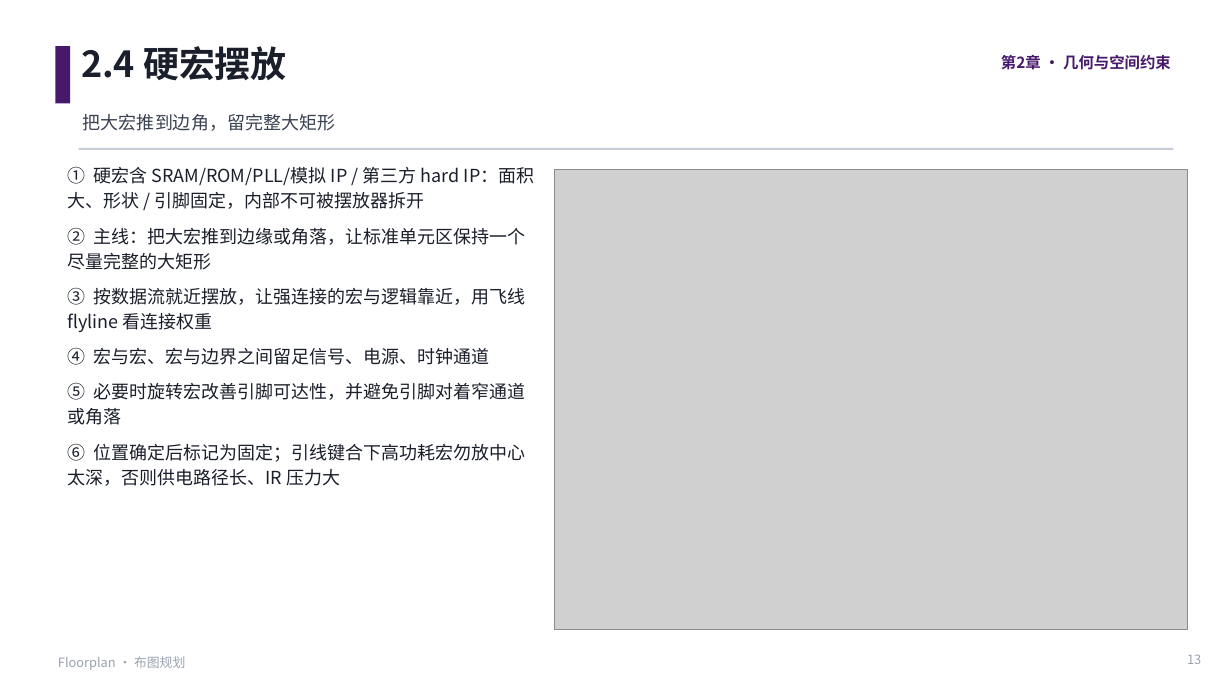
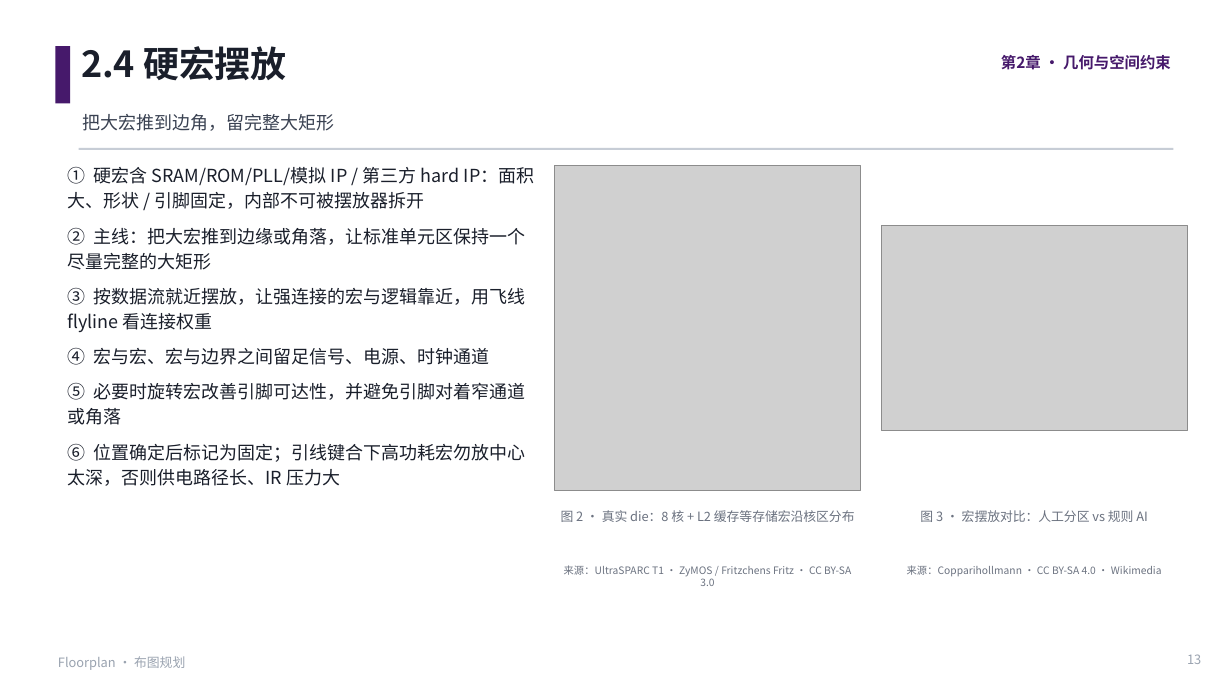
Before and after one commit to JinChengZ18/IC_Learning_Material, a slide deck: slide 13 of IC_Backend_Notes/slides/05_Floorplan.pptx. Drawn at 1232x693 pixels with LibreOffice and Linux fonts; fonts in the diff are those of the drawing; grey boxes stand for pictures. Boxes give left, top, right and bottom in pixels: in the first picture for what was removed or moved away, otherwise in the second. Text is boxed around its words. In the diff, an @@ line names an element or a change of style, - is before the commit and + after.

```diff
--- a/IC_Backend_Notes/slides/05_Floorplan.pptx
+++ b/IC_Backend_Notes/slides/05_Floorplan.pptx
@@ picture: place and size @@
-picture at <box>555,169,1188,629</box>
+picture at <box>555,165,860,491</box>
@@ picture added at <box>882,226,1188,431</box> @@
@@ text added at <box>561,510,855,522</box>, 10 pt, text #6B7280 @@
+图 2 · 真实 die：8 核 + L2 缓存等存储宏沿核区分布
@@ text added at <box>920,510,1148,522</box>, 10 pt, text #6B7280 @@
+图 3 · 宏摆放对比：人工分区 vs 规则 AI
@@ text added at <box>564,565,851,586</box>, 8 pt, text #6B7280 @@
+来源：UltraSPARC T1 · ZyMOS / Fritzchens Fritz · CC BY-SA 3.0
@@ text added at <box>907,565,1162,577</box>, 8 pt, text #6B7280 @@
+来源：Copparihollmann · CC BY-SA 4.0 · Wikimedia
```
Also in this commit, not shown: 8 other slides changed, 1 slide added, 20 other files.
